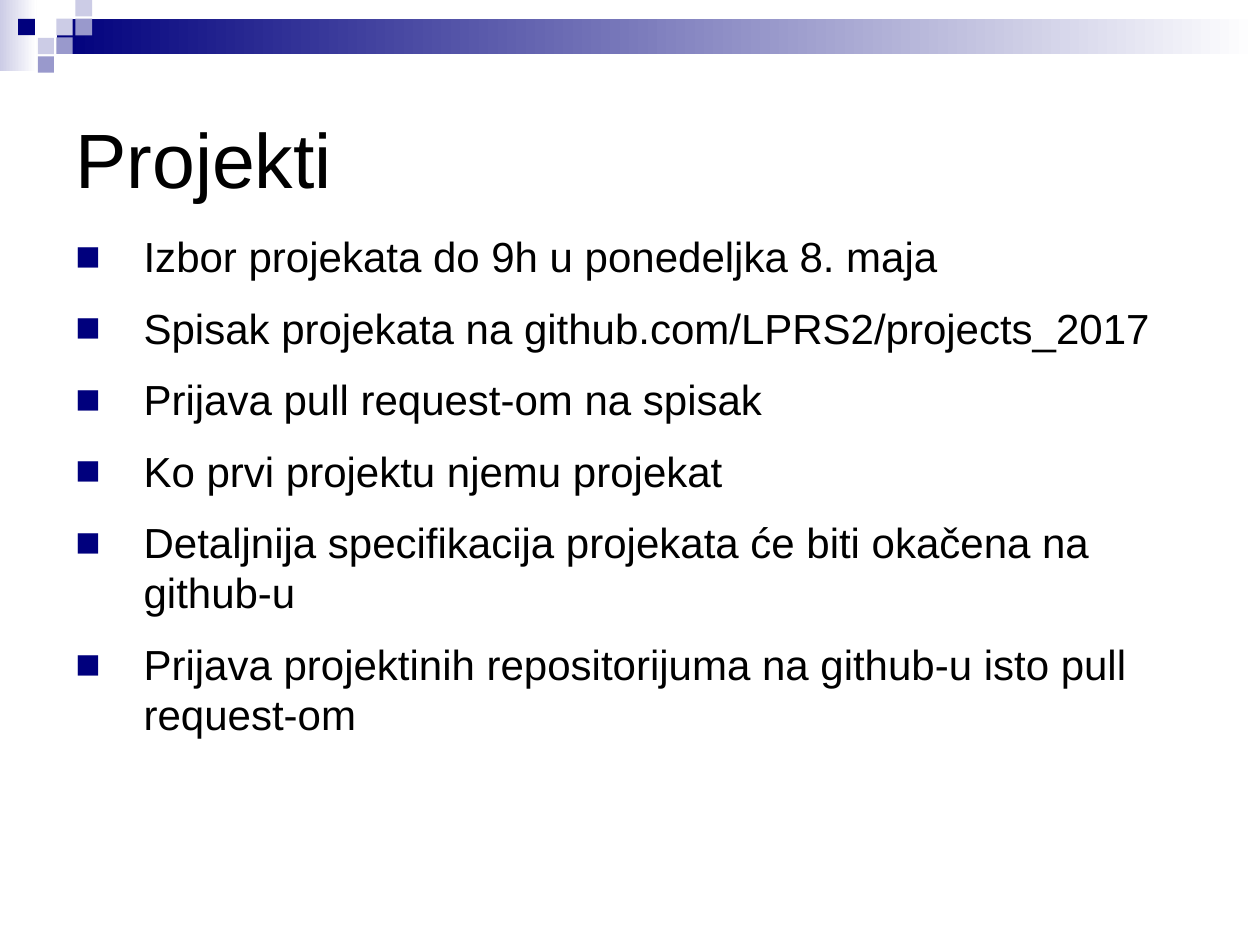
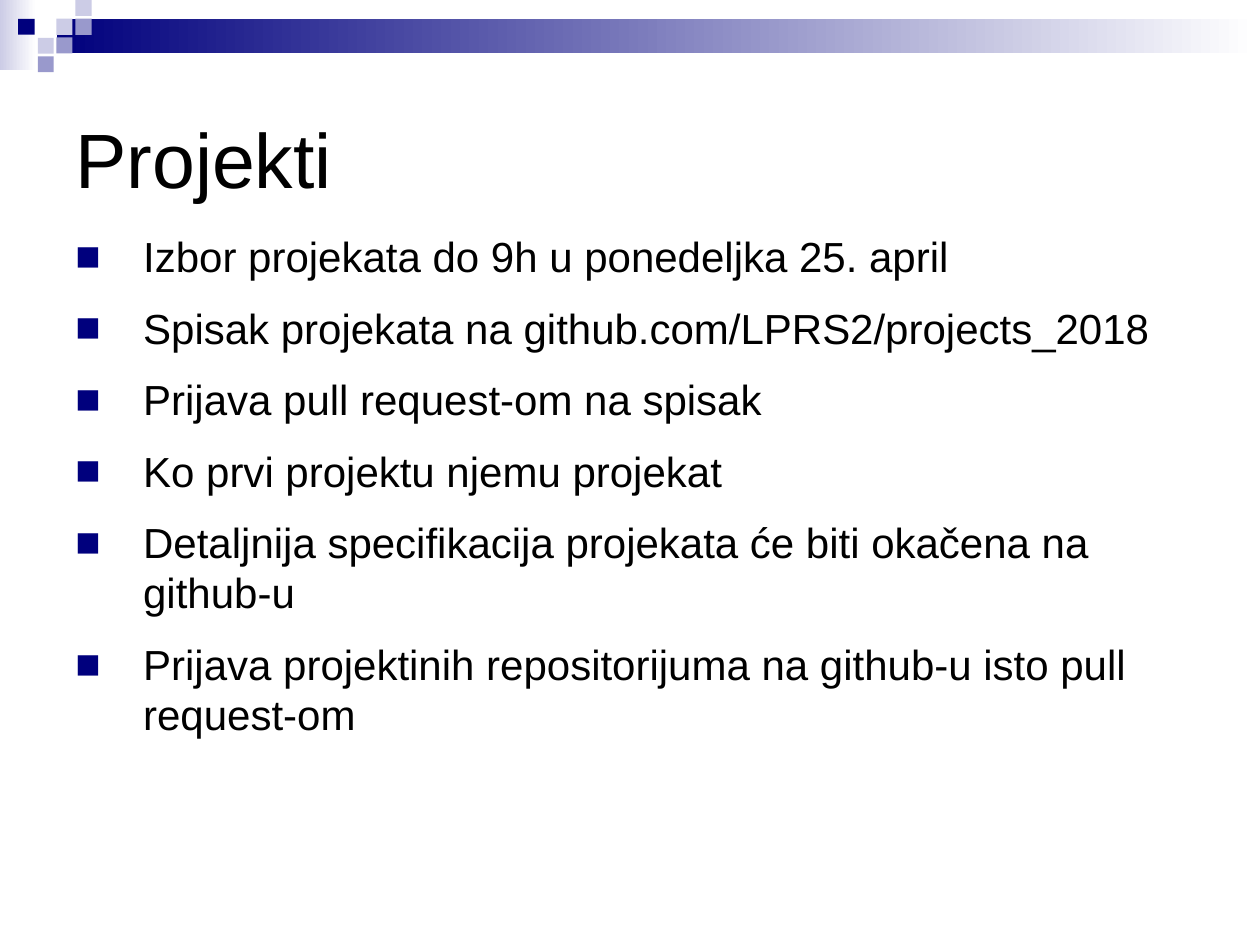
Before and after one commit to stefankoncarevic/projects_2018, a slide deck: slide 2 of LPRS2_projekti.ppt. Drawn at 1260x945 pixels with LibreOffice and Linux fonts; fonts in the diff are those of the drawing. Boxes give left, top, right and bottom in pixels: in the first picture for what was removed or moved away, otherwise in the second. Text is boxed around its words. In the diff, an @@ line names an element or a change of style, - is before the commit and + after.

Commit message:
New projects.

```diff
--- a/LPRS2_projekti.ppt
+++ b/LPRS2_projekti.ppt
@@ text at (143, 241, 1149, 352): text changed @@
-■ Izbor projekata do 9h u ponedeljka 8. maja
-■ Spisak projekata na github.com/LPRS2/projects_2017
+■ Izbor projekata do 9h u ponedeljka 25. april
+■ Spisak projekata na github.com/LPRS2/projects_2018
```
Also in this commit, not shown: 21 other slides changed, 3 slides added, 1 other file.
